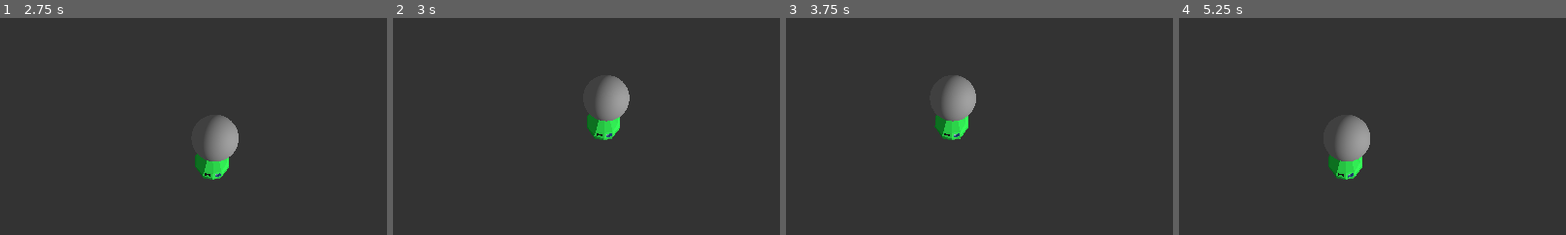
Above: before the commit, frames 1-4 (left to right).
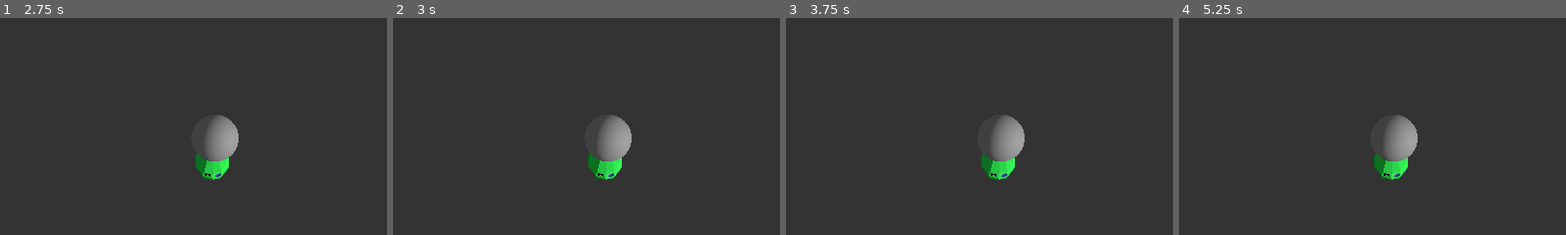
Above: after the commit, the same moments.

Repository: greatbrick0/GMTK-Jam-2024
Game: Godot game, scene res://Scenes/Levels/level_1.tscn
Same seed, same stepped clock (60 frames per second), same inputs: the game is played once before the commit and once after it.
Inputs:
- Up to frame 1 (2.75 s): tap Enter at 0.5, 2 s; hold D (MoveRight) 0.53-1.28 s; tap Space at 1.25 s; hold S (MoveDown) 1.28-2.03 s; hold D (MoveRight) from 2.03 s (still down)
- Up to frame 2 (3 s): tap Space at 2.75 s; release D (MoveRight) at 2.78 s; hold W (MoveUp) from 2.78 s (still down)
- Up to frame 3 (3.75 s): tap Enter at 3.5 s; release W (MoveUp) at 3.53 s; hold A (MoveLeft) from 3.53 s (still down)
- Up to frame 4 (5.25 s): tap Space at 4.25 s; release A (MoveLeft) at 5.03 s; hold S (MoveDown) from 5.03 s (still down)
The pictures show only the part of the screen within x 34-84%, y 24-73%; the shares and areas given below are measured in that part.

Frame 1 is identical in both runs. In frame 2, 3.8% of the frame differs, in the area x 50-62%, y 26-75%; in frame 3, 4.3%; in frame 4, 4.3%, in the area x 38-62%, y 44-75%.

Commit message:
Added Logic For Falling

Diff:
--- a/Scenes/Levels/level_1.tscn
+++ b/Scenes/Levels/level_1.tscn
@@ -8,12 +8,14 @@
 texture = ExtResource("2_f76gy")
 texture_region_size = Vector2i(32, 32)
 0:0/0 = 0
+0:0/0/custom_data_0 = "Air"
 1:0/0 = 0
+1:0/0/custom_data_0 = "Ground"
 
 [sub_resource type="TileSet" id="TileSet_p0oox"]
 tile_size = Vector2i(32, 32)
-custom_data_layer_0/name = "Ground"
-custom_data_layer_0/type = 0
+custom_data_layer_0/name = "GroundType"
+custom_data_layer_0/type = 4
 sources/1 = SubResource("TileSetAtlasSource_78i1y")
 
 [sub_resource type="Environment" id="Environment_kbt1j"]
--- a/Scripts/Level.gd
+++ b/Scripts/Level.gd
@@ -1,5 +1,14 @@
 extends Node3D
 
-func ReadTile(pos: Vector2i, height: int):
-	$TileMap.get_cell_tile_data(height, pos)
-	pass
+func ReadTile(pos: Vector2i, height: int) -> String:
+	var tile: String
+	var tileData: TileData = $TileMap.get_cell_tile_data(height, pos)
+	if(tileData == null):
+		tile = "Air"
+	else:
+		tile = tileData.get_custom_data("GroundType")
+
+	if(tile == "Air"):
+		pass
+
+	return tile
--- a/Scripts/slime.gd
+++ b/Scripts/slime.gd
@@ -3,6 +3,7 @@
 
 @export var inControl: bool = true
 @export var heightLayer: int = 1
+@export var tilePosition: Vector2i = Vector2i.ZERO
 var isDead: bool = false
 
 func _ready():
@@ -25,9 +26,11 @@
 func MoveTiles(dir: Vector2):
 	position.x += dir.x
 	position.z += dir.y
+	tilePosition.x += dir.x
+	tilePosition.y += dir.y
 
 func CheckForGround() -> bool:
-	return true
+	return get_parent().ReadTile(tilePosition, heightLayer - 1) != "Air"
 
 func DropHeightLayer():
 	while(!isDead && !CheckForGround()):
